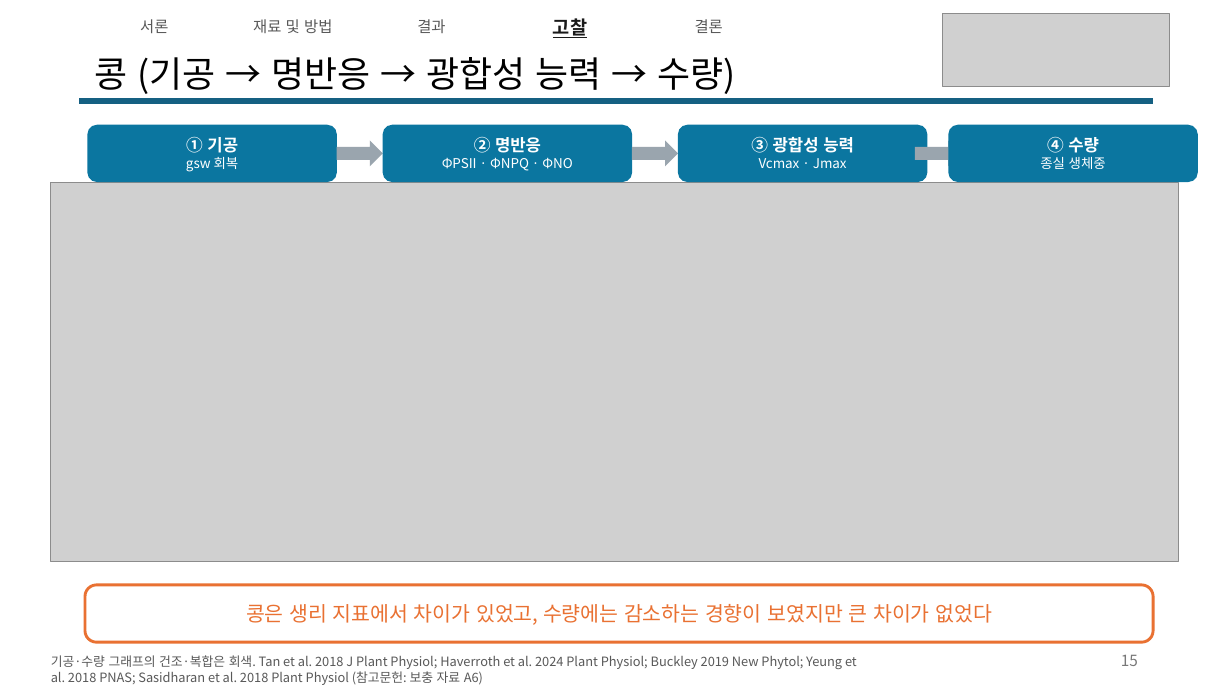
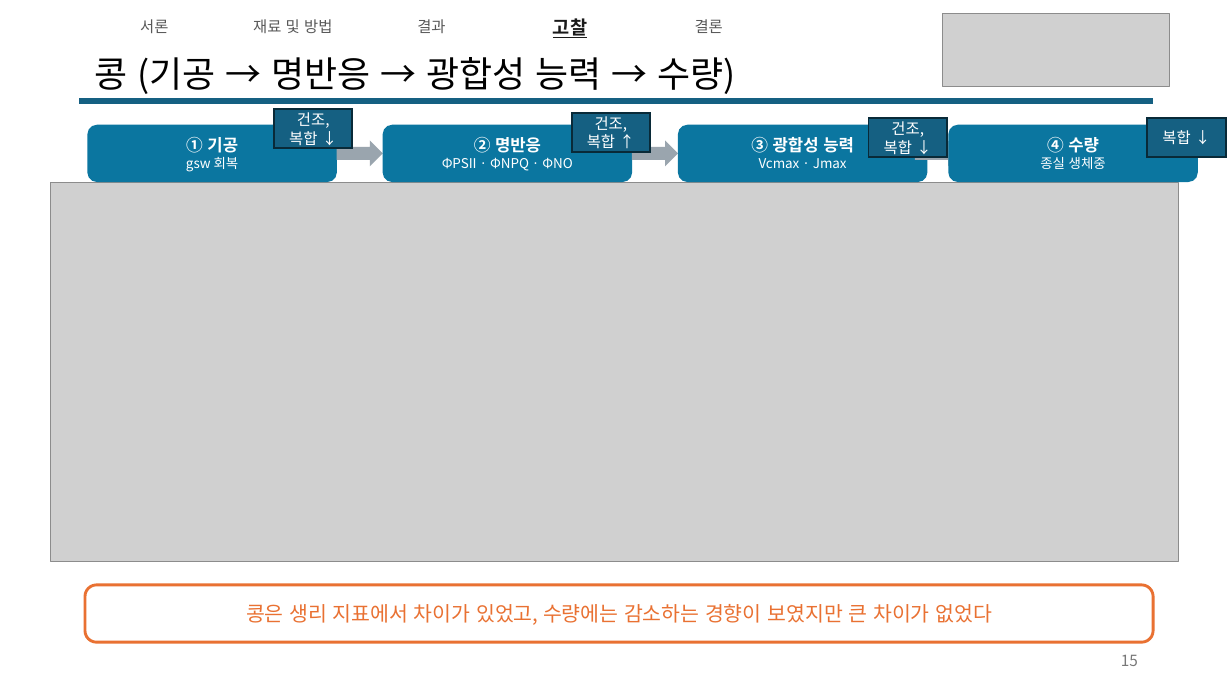
Before and after one commit to YunJM20/-, a slide deck: slide 15 of 구두발표_콩vs로메인상추_v8.pptx. Drawn at 1232x693 pixels with LibreOffice and Linux fonts; fonts in the diff are those of the drawing; grey boxes stand for pictures. Boxes give left, top, right and bottom in pixels: in the first picture for what was removed or moved away, otherwise in the second. Text is boxed around its words. In the diff, an @@ line names an element or a change of style, - is before the commit and + after.

```diff
--- a/구두발표_콩vs로메인상추_v8.pptx
+++ b/구두발표_콩vs로메인상추_v8.pptx
@@ rectangle added at bbox=[274, 109, 353, 148], fill #156082, outline #092A39 1.5 pt, 12 pt, text #FFFFFF @@
+건조, 복합 ↓
@@ rectangle added at bbox=[572, 113, 651, 152], fill #156082, outline #092A39 1.5 pt, 12 pt, text #FFFFFF @@
+건조, 복합 ↑
@@ rectangle added at bbox=[869, 118, 947, 157], fill #156082, outline #092A39 1.5 pt, 12 pt, text #FFFFFF @@
+건조, 복합 ↓
@@ rectangle added at bbox=[1148, 118, 1226, 157], fill #156082, outline #092A39 1.5 pt, 12 pt, text #FFFFFF @@
+복합 ↓
@@ text removed at bbox=[51, 655, 857, 685] @@
-기공·수량 그래프의 건조·복합은 회색. Tan et al. 2018 J Plant Physiol; Haverroth et al. 2024 Plant Physiol; Buckley 2019 New Phytol; Yeung et al. 2018 PNAS; Sasidharan et al. 2018 Plant Physiol (참고문헌: 보충 자료 A6)
```
Also in this commit, not shown: 14 other slides changed.
